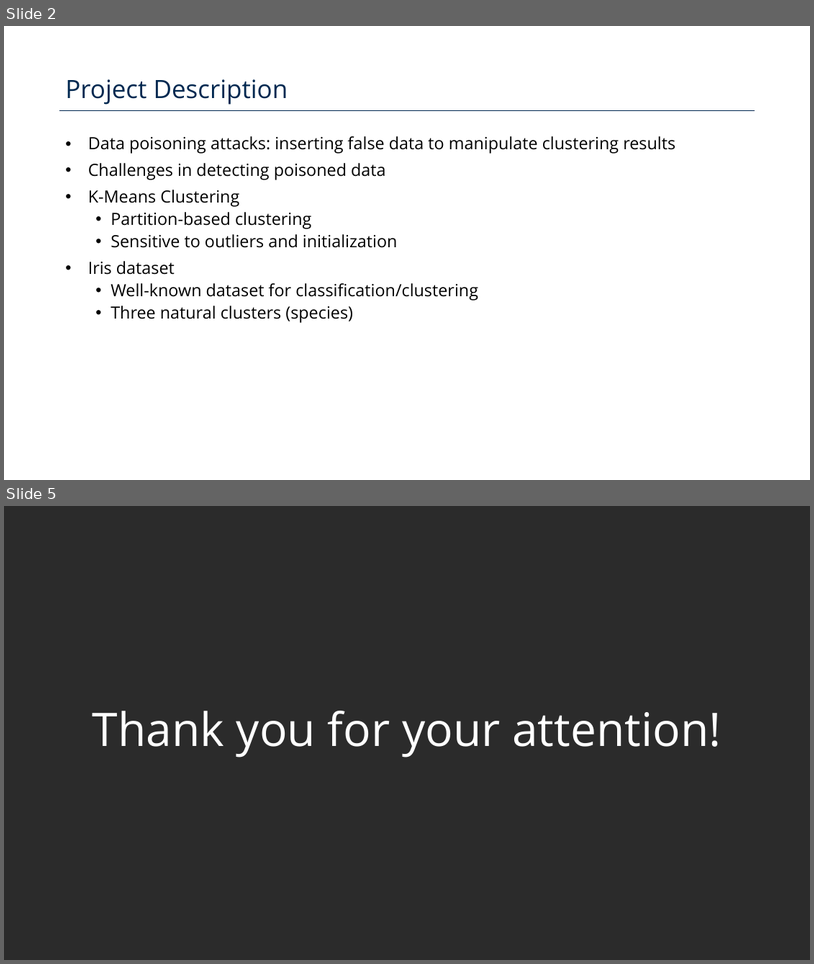
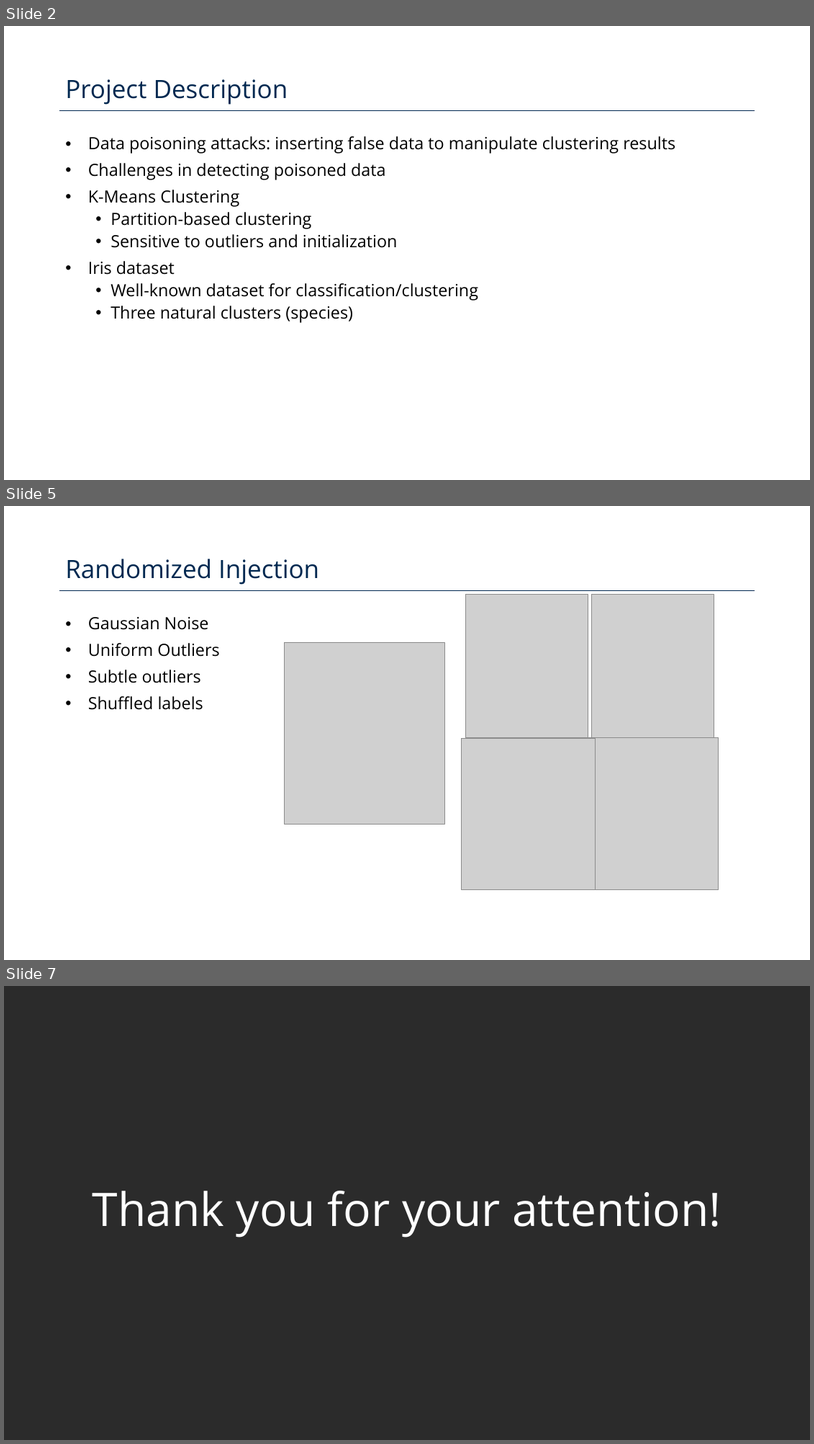
Before and after one commit to Poison-Cluster/poison-cluster, a slide deck: poison_cluster_defense.pptx. Shown one above the other, each under a label of ours: slides 2 and 5 before the commit, slides 2, 5 and 7 after it; the slides between them are not shown. The pictures are 814x964 and 814x1444 pixels, drawn with LibreOffice and Linux fonts; fonts in the diff are those of the drawing; grey boxes stand for pictures; background and template pictures are left out; a plain dark background stands for a picture behind light text. Boxes give left, top, right and bottom in pixels: in the first picture for what was removed or moved away, otherwise in the second. Text is boxed around its words. In the diff, an @@ line names an element or a change of style, - is before the commit and + after.

Commit message:
update presentation and randomized injection documentation

```diff
--- a/poison_cluster_defense.pptx
+++ b/poison_cluster_defense.pptx
@@ slide 5 added at box(4, 506, 810, 960), background #FFFFFF; not listed: 1 template element that a slide beside it also shows @@
@@ text added at box(65, 559, 319, 584), 30 pt, text #012850 @@
+Randomized Injection
@@ text added at box(88, 617, 219, 710), 20 pt, text #000000 @@
+• Gaussian Noise
+• Uniform Outliers
+• Subtle outliers
+• Shuffled labels
@@ picture added at box(284, 642, 445, 824) @@
@@ group added at box(462, 594, 719, 890): 4 pictures @@
@@ what was slide 5 is now slide 7 @@
```
Also in this commit, not shown: 3 slides changed, 1 other slide added, 1 other file.
